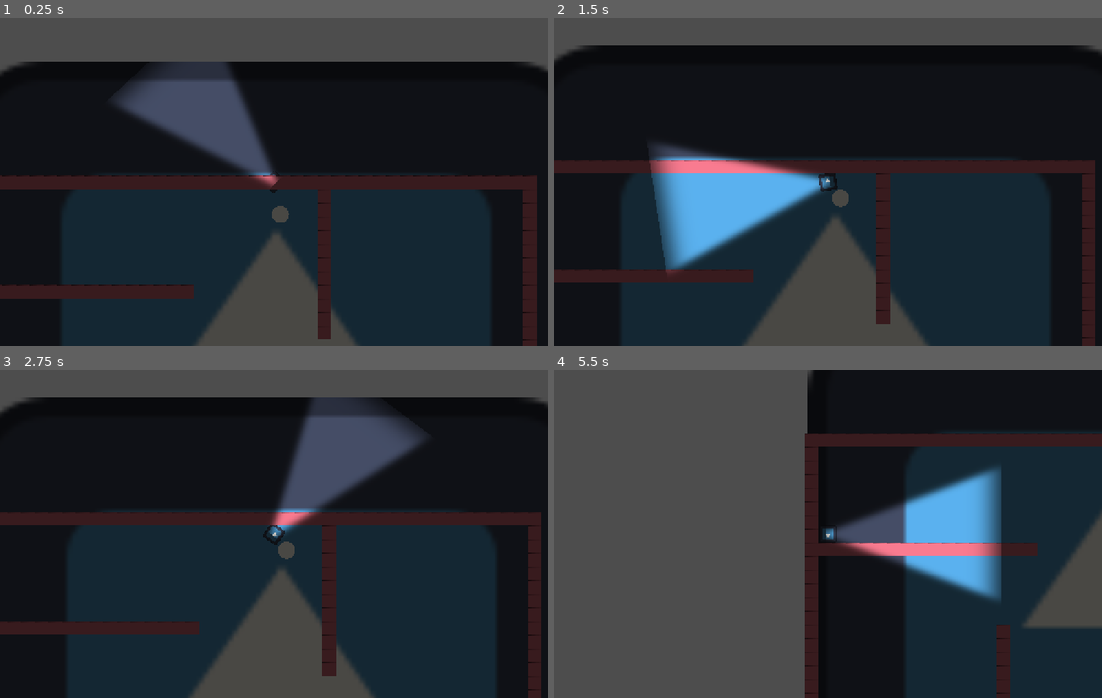
Above: before the commit, frames 1-4 (two rows, left to right).
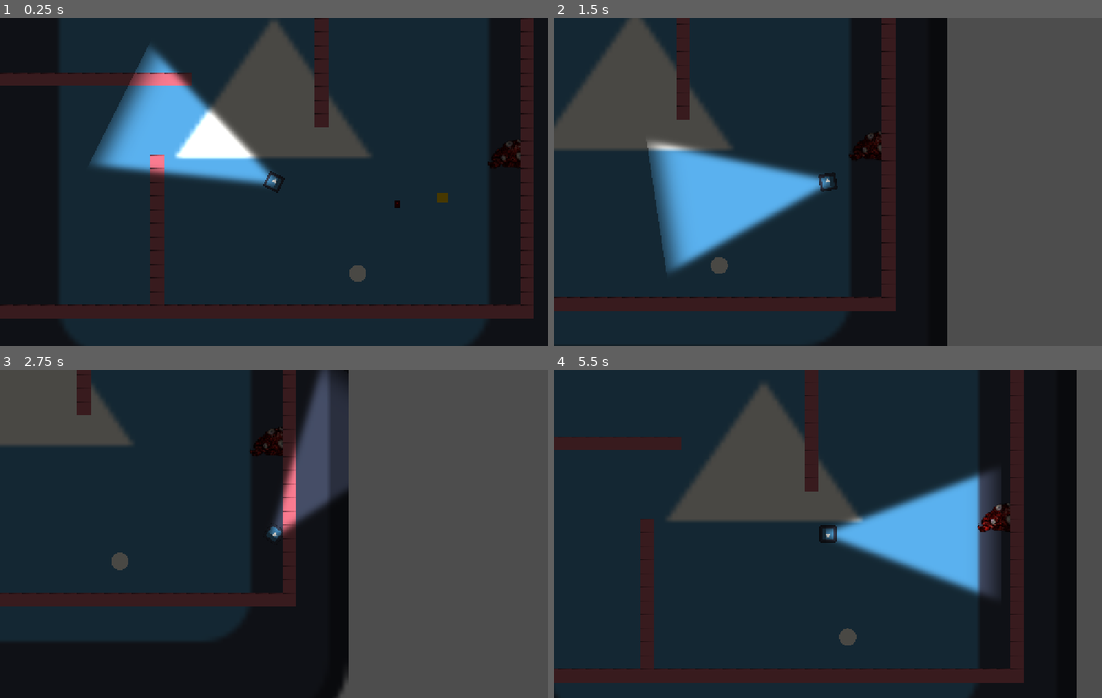
Above: after the commit, the same moments.

Repository: dama33/flashlight-game
Game: Godot game, scene res://level.tscn
Two runs of this game, one before a commit and one after it. Both use one fixed random seed, a clock stepped at 60 frames per second and the inputs below. The engine's default icon, where the game draws it, is replaced by a stand-in: a white triangle on a blue panel in a dark square.
Inputs (mouse positions are in pixels of both pictures, inside the frame that each line leads up to):
- Up to frame 1 (0.25 s): no input
- Up to frame 2 (1.5 s): move the mouse to (948, 165) at 0.52 s; hold D (right) 0.53-1.28 s; move the mouse to (718, 198) at 1.27 s; hold S (down) from 1.28 s (still down)
- Up to frame 3 (2.75 s): move the mouse to (328, 461) at 2.02 s; release S (down) at 2.03 s; hold D (right) from 2.03 s (still down)
- Up to frame 4 (5.5 s): tap Enter at 2.75 s; move the mouse to (800, 599) at 2.77 s; release D (right) at 2.78 s; hold W (up) 2.78-3.53 s; move the mouse to (992, 583) at 3.52 s; hold A (left) 3.53-5.03 s; move the mouse to (663, 484) at 4.27 s; tap Space at 5 s; move the mouse to (855, 534) at 5.02 s; hold S (down) from 5.03 s (still down)

The runs differ from the first frame. In frame 1, 56% of the frame differs, in the area x 0-100%, y 0-100%; in frame 2, 75%; in frame 3, 78%; in frame 4, 79%.

Commit message:
changed sprites

Diff:
--- a/Monster.tscn
+++ b/Monster.tscn
@@ -2,6 +2,38 @@
 
 [ext_resource type="Script" uid="uid://d3ujtaijxouxv" path="res://monster.gd" id="1_vb3nq"]
 [ext_resource type="Script" uid="uid://bimqqcdpy7ses" path="res://monster_attack_range_area.gd" id="2_ssiii"]
+[ext_resource type="Texture2D" uid="uid://cvyxxv0nc0f1v" path="res://assets/Enemy Sprite/Enemy 1.png" id="2_xpqxr"]
+[ext_resource type="Texture2D" uid="uid://5ufx6oftaghl" path="res://assets/Enemy Sprite/Enemy 2.png" id="3_voqyd"]
+[ext_resource type="Texture2D" uid="uid://cbxgqjf7lyb15" path="res://assets/Enemy Sprite/Enemy 3.png" id="4_ll686"]
+[ext_resource type="Texture2D" uid="uid://dqmoxfj4qmwj8" path="res://assets/Enemy Sprite/Enemy 4.png" id="5_gyaoo"]
+[ext_resource type="Texture2D" uid="uid://b5w6xwuvksyqg" path="res://assets/Enemy Sprite/Enemy 5.png" id="6_k6i1l"]
+[ext_resource type="Texture2D" uid="uid://cn8vdg2a1l0g0" path="res://assets/Enemy Sprite/Enemy 6.png" id="7_re2lt"]
+
+[sub_resource type="SpriteFrames" id="SpriteFrames_c4nxb"]
+animations = [{
+"frames": [{
+"duration": 1.0,
+"texture": ExtResource("2_xpqxr")
+}, {
+"duration": 1.0,
+"texture": ExtResource("3_voqyd")
+}, {
+"duration": 1.0,
+"texture": ExtResource("4_ll686")
+}, {
+"duration": 1.0,
+"texture": ExtResource("5_gyaoo")
+}, {
+"duration": 1.0,
+"texture": ExtResource("6_k6i1l")
+}, {
+"duration": 1.0,
+"texture": ExtResource("7_re2lt")
+}],
+"loop": 1,
+"name": &"default",
+"speed": 10.0
+}]
 
 [sub_resource type="SphereMesh" id="SphereMesh_vb3nq"]
 
@@ -13,6 +45,12 @@
 
 [node name="Monster" type="CharacterBody2D" unique_id=1333855396]
 script = ExtResource("1_vb3nq")
+
+[node name="AnimatedSprite2D" type="AnimatedSprite2D" parent="." unique_id=959750076]
+position = Vector2(179, -139)
+scale = Vector2(0.5, 0.5)
+sprite_frames = SubResource("SpriteFrames_c4nxb")
+frame_progress = 0.9305061
 
 [node name="MeshInstance2D" type="MeshInstance2D" parent="." unique_id=1251972312]
 position = Vector2(-2.3841858e-07, 3.0994415e-06)
--- a/level.gd
+++ b/level.gd
@@ -5,7 +5,7 @@
 const MONSTER_SCENE = preload("res://Monster.tscn")
 # Called when the node enters the scene tree for the first time.
 func _ready() -> void:
-	spawn_random_monster()
+	#spawn_monster()
 	pass # Replace with function body.
 @onready var tile_map_layer: TileMapLayer = $TileMapLayer
 
--- a/level.tscn
+++ b/level.tscn
@@ -64,6 +64,9 @@
 [node name="SpikeTrap" parent="." unique_id=927160048 instance=ExtResource("6_km5ld")]
 position = Vector2(144, 26)
 
+[node name="Monster" parent="." unique_id=1333855396 instance=ExtResource("7_n6hdu")]
+position = Vector2(98, 107)
+
 [node name="NavigationRegion2D" type="NavigationRegion2D" parent="." unique_id=881527638]
 navigation_polygon = SubResource("NavigationPolygon_n6hdu")
 
Binary file changed: assets/Enemy Sprite/Enemy 1.png
Binary file changed: assets/Enemy Sprite/Enemy 2.png
Binary file changed: assets/Enemy Sprite/Enemy 3.png
Binary file changed: assets/Enemy Sprite/Enemy 4.png
Binary file changed: assets/Enemy Sprite/Enemy 5.png
Binary file changed: assets/Enemy Sprite/Enemy 6.png
